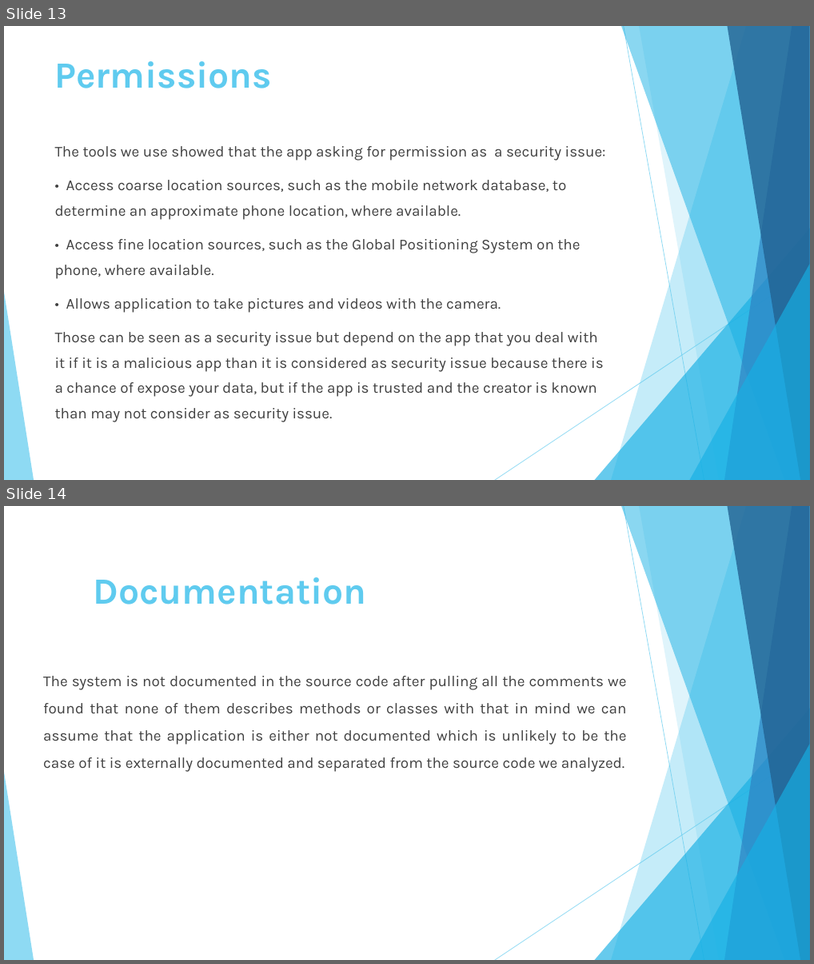
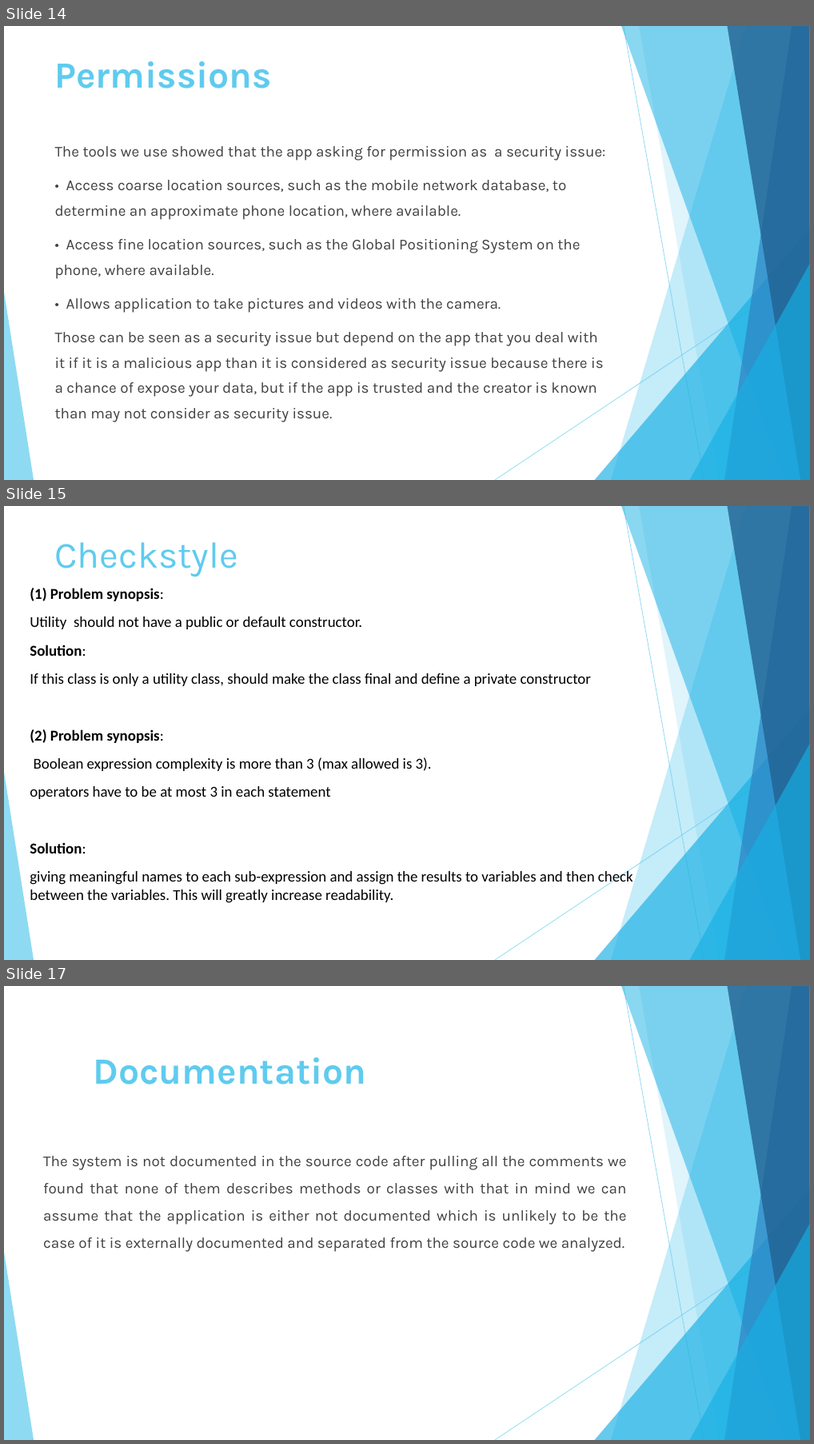
Before and after one commit to FahadAT/CS392-project-G5, a slide deck: Workshop-01-CS310-05-171.pptx. Shown one above the other, each under a label of ours: slides 13 and 14 before the commit, slides 14, 15 and 17 after it; the slides between them are not shown. The pictures are 814x964 and 814x1444 pixels, drawn with LibreOffice and Linux fonts; fonts in the diff are those of the drawing. Boxes give left, top, right and bottom in pixels: in the first picture for what was removed or moved away, otherwise in the second. Text is boxed around its words. In the diff, an @@ line names an element or a change of style, - is before the commit and + after.

```diff
--- a/Workshop-01-CS310-05-171.pptx
+++ b/Workshop-01-CS310-05-171.pptx
@@ slide 15 added at (x1=4, y1=506, x2=810, y2=960), background #FFFFFF; not listed: 10 template elements that a slide beside it also shows @@
@@ title added at (x1=55, y1=542, x2=238, y2=576), 44 pt, text #5FCBEF @@
+Checkstyle
@@ text added at (x1=30, y1=588, x2=634, y2=903), 18 pt, text #000000 @@
+(1) Problem synopsis:
+Utility should not have a public or default constructor.
+Solution:
+If this class is only a utility class, should make the class final and define a private constructor
+(2) Problem synopsis:
+Boolean expression complexity is more than 3 (max allowed is 3).
+operators have to be at most 3 in each statement
+Solution:
+giving meaningful names to each sub-expression and assign the results to variables and then check between the variables. This will greatly increase readability.
@@ what was slide 13 is now slide 14 @@
@@ what was slide 14 is now slide 17 @@
```
Also in this commit, not shown: 2 slides changed, 2 other slides added, 2 other files.
